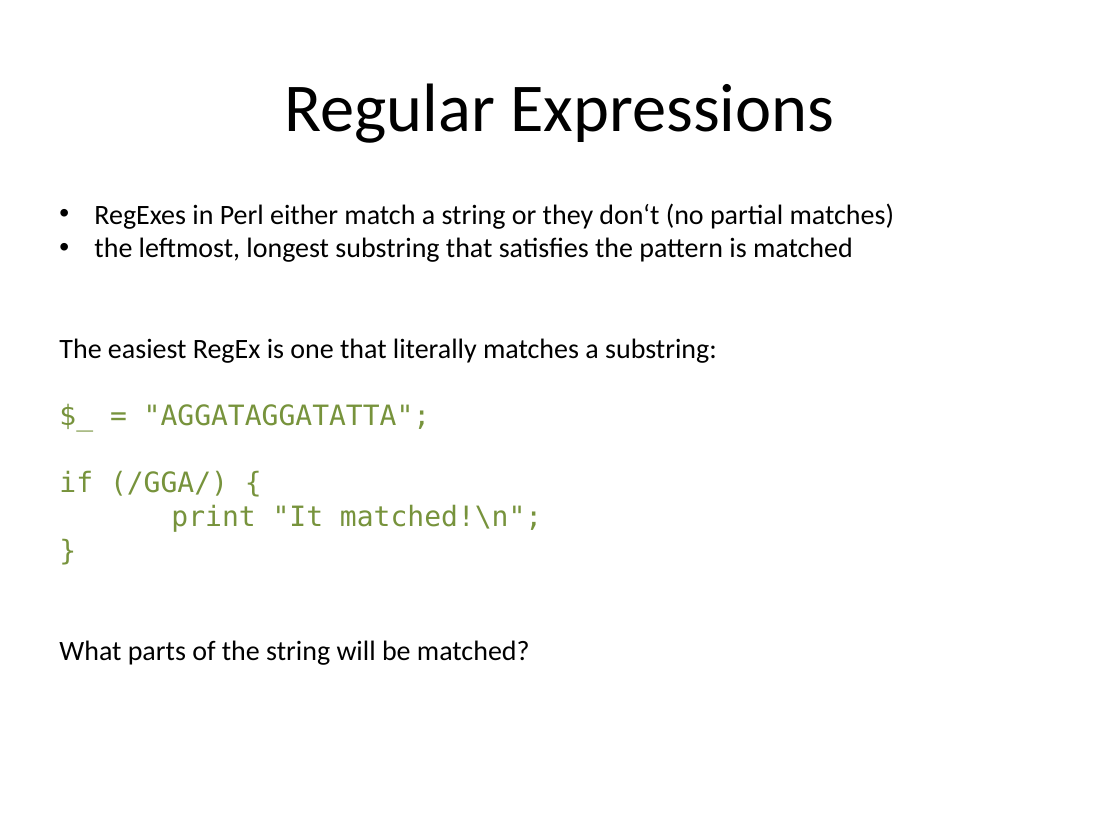
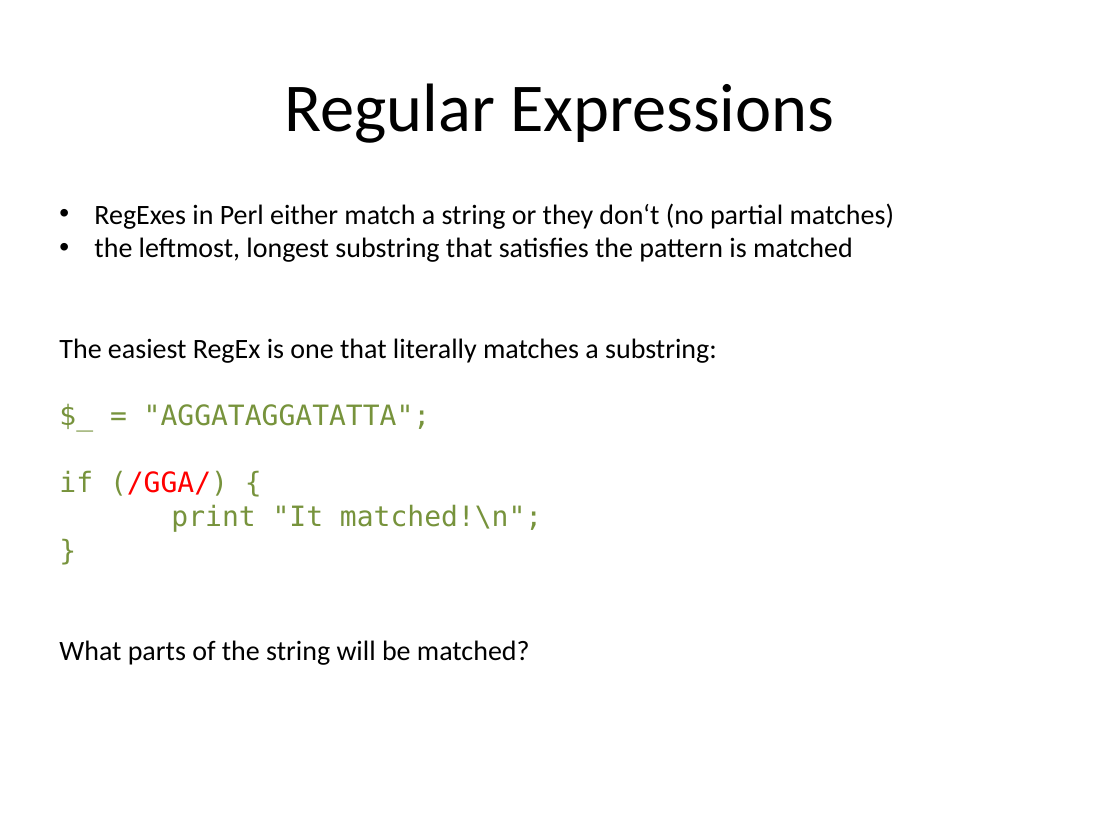
Before and after one commit to kbseah/perlcourse2017, a slide deck: slide 86 of Day1-1_JWI/Day1_intro_scalars_regex.pptx (slide 83 before the commit). Drawn at 1120x840 pixels with LibreOffice and Linux fonts; fonts in the diff are those of the drawing. Boxes give left, top, right and bottom in pixels: in the first picture for what was removed or moved away, otherwise in the second. Text is boxed around its words. In the diff, an @@ line names an element or a change of style, - is before the commit and + after.

```diff
--- a/Day1-1_JWI/Day1_intro_scalars_regex.pptx
+++ b/Day1-1_JWI/Day1_intro_scalars_regex.pptx
@@ text at box(59, 470, 228, 496): text colour #77933C to #FF0000 in "(/GGA/)" @@
```
Also in this commit, not shown: 14 other slides changed, 7 slides added, 1 slide removed, 1 other file.
